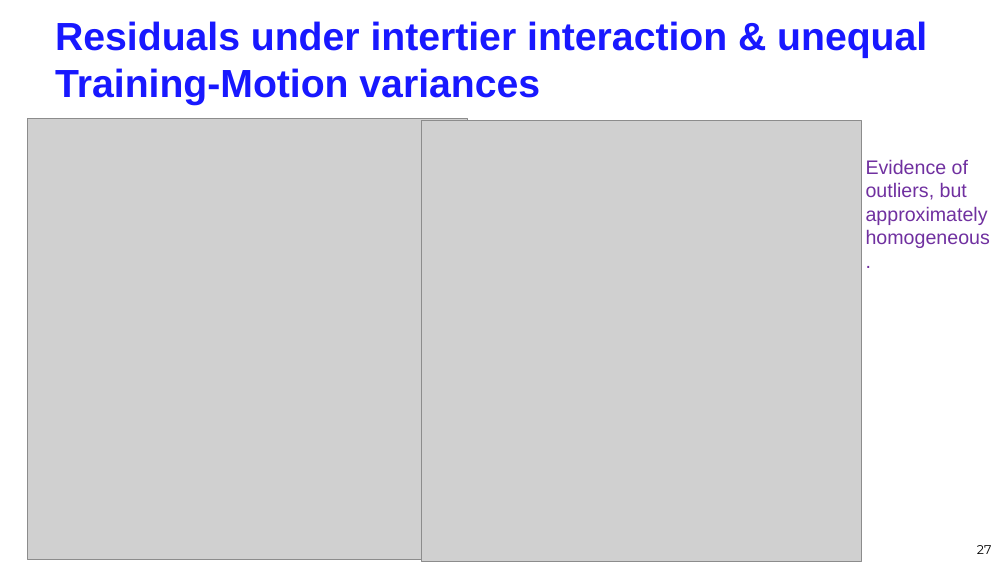
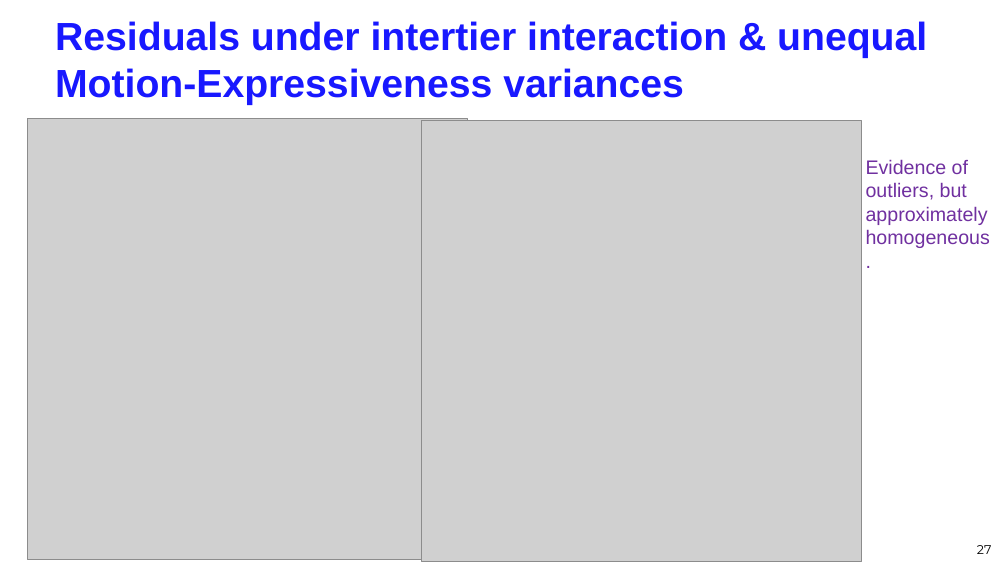
Before and after one commit to briencj/webcjb, a slide deck: slide 27 of multitier/TwoPhaseHumanExpt.v1.ppsx. Drawn at 1008x567 pixels with LibreOffice and Linux fonts; fonts in the diff are those of the drawing; grey boxes stand for pictures. Boxes give left, top, right and bottom in pixels: in the first picture for what was removed or moved away, otherwise in the second. Text is boxed around its words. In the diff, an @@ line names an element or a change of style, - is before the commit and + after.

```diff
--- a/multitier/TwoPhaseHumanExpt.v1.ppsx
+++ b/multitier/TwoPhaseHumanExpt.v1.ppsx
@@ title at (55, 21, 927, 105): text changed @@
-Residuals under intertier interaction & unequal Training-Motion variances
+Residuals under intertier interaction & unequal Motion-Expressiveness variances
```
Also in this commit, not shown: 5 other slides changed.
